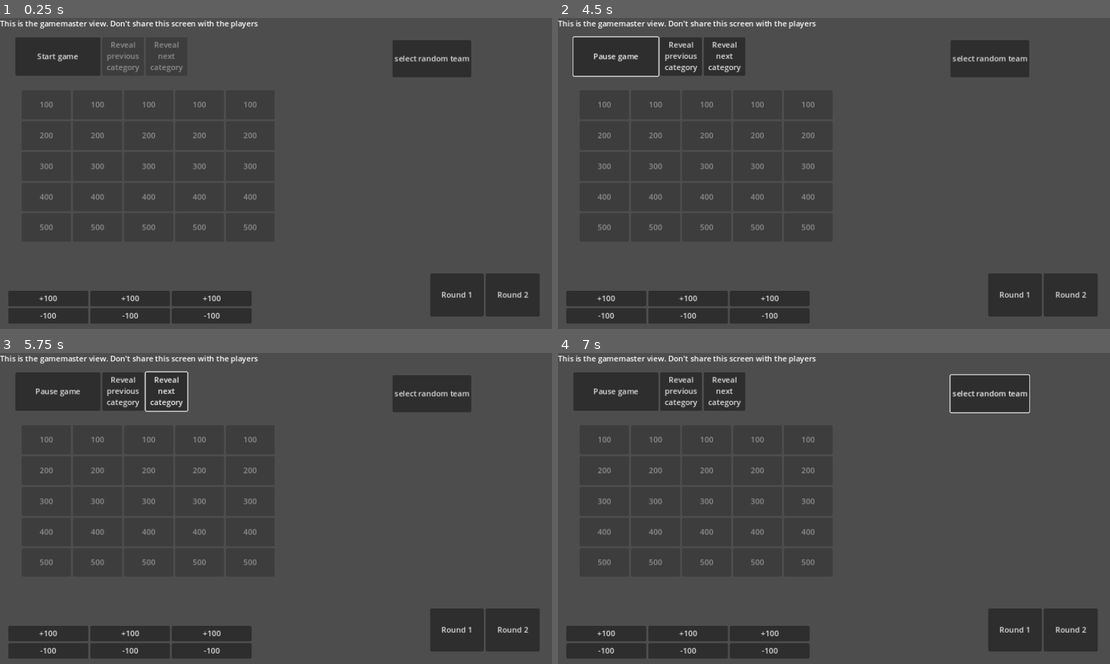
Above: before the commit, frames 1-4 (two rows, left to right).
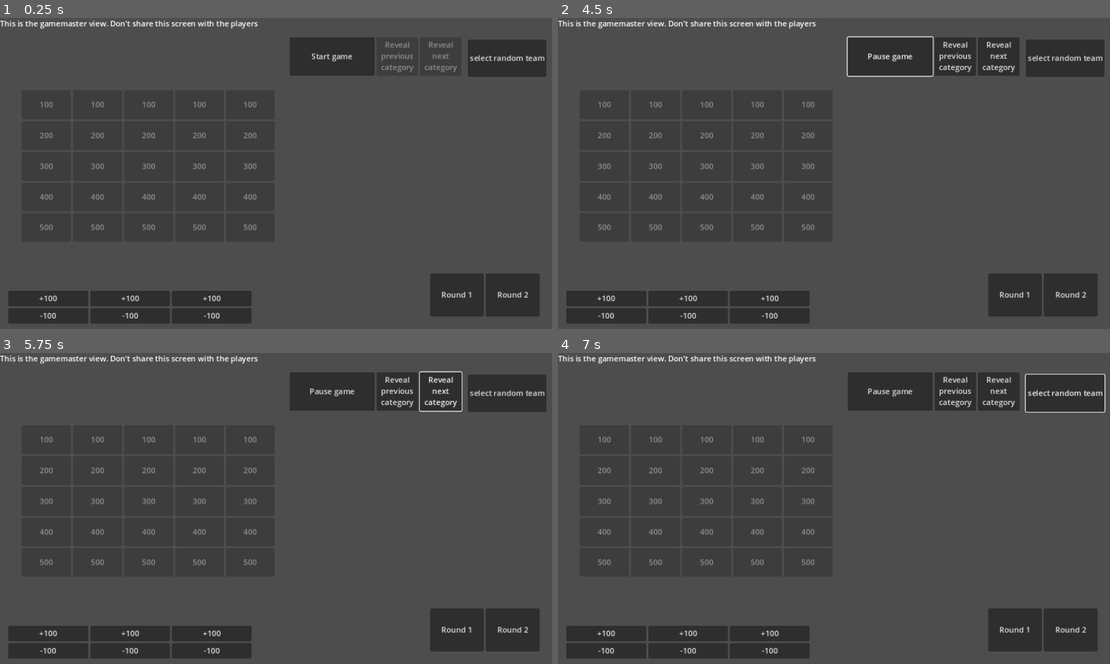
Above: after the commit, the same moments.

Repository: karel1980/jeopardy
Game: Godot game, scene res://main.tscn
The game is run twice, just before and just after one commit, with the same random seed, the same clock (stepped at 60 frames per second) and the same inputs.
Inputs:
- Up to frame 1 (0.25 s): no input
- Up to frame 2 (4.5 s): click "-100" at 0.5 s; click "-100" at 1.25 s; click "-100" at 2 s; click "Round 1" at 2.75 s; click "Round 2" at 3.5 s; click "Start game" at 4.25 s
- Up to frame 3 (5.75 s): click "Reveal next category" at 5 s
- Up to frame 4 (7 s): click "Reveal next category" at 5.75 s; click "select random team" at 6.5 s

The runs differ from the first frame. In frame 1, 6.1% of the frame differs, in the area x 2-99%, y 6-19%; in frame 2, 8.3%, in the area x 2-99%, y 5-19%; in frame 3, 8.1%; in frame 4, 8.0%.
Error before the commit: Cannot call method 'get_as_text' on a null value. (res://main.gd:33)
Error after the commit: Cannot call method 'get_as_text' on a null value. (res://main.gd:32)

Commit message:
More cleanups

Diff:
--- a/frontend/game_state.gd
+++ b/frontend/game_state.gd
@@ -27,7 +27,10 @@
 	scores_updated.emit(scores)
 
 func mark_question_complete(question_id: QuestionId):
-	questions.append(question_id)
+	# TODO: this if isn't working. Check is_equal_approx. Is that even right?
+	# TODO: make questions a set?
+	if question_id not in questions:
+		questions.append(question_id)
 
 func increment_score(team_idx: int, score: int):
 	scores[team_idx] += score
--- a/frontend/main.gd
+++ b/frontend/main.gd
@@ -7,7 +7,6 @@
 var points = [ 100, 200, 300, 400, 500 ] # duplicated in playerview.gd
 var current_question: QuestionId = null
 
-var current_round_number = 0
 var current_revealed_category = -1
 var buzzers_enabled = false
 
@@ -57,9 +56,6 @@
 	playerwin.add_child(playerview)
 	add_child(playerwin)
 
-	current_round_number = 0
-	emit_signal("round_started", 0)
-
 	for q in range(5):
 		for cat in range(5):
 			questions.add_child(create_question_button(cat, q))
@@ -68,11 +64,10 @@
 
 	if FileAccess.file_exists(state_file_location):
 		game_state.load(state_file_location)
+	emit_signal("round_started", game_state.current_round)
 
 func _on_game_state_loaded():
-	for q in game_state.questions:
-		if q.round == game_state.current_round:
-			get_question_button(q).text = "---"
+	reset_question_buttons()
 
 func create_question_button(cat, q):
 	var btn = Button.new()
@@ -86,20 +81,26 @@
 func reset_question_buttons():
 	for cat_idx in range(5):
 		for question_idx in range(5):
-			var btn = get_question_button(QuestionId.new(current_round_number, cat_idx, question_idx))
+			var btn = get_question_button(QuestionId.new(game_state.current_round, cat_idx, question_idx))
 			btn.text = str(points[question_idx])
 			btn.disabled = true
 
+	# TODO: move this into the original for loop? Requires 'in questions' to work
+	# call reset_question_buttons when game_state is loaded instead of duplicated code
+	for q in game_state.questions:
+		if q.round == game_state.current_round:
+			get_question_button(q).text = "---"
+
 func show_question(cat_idx, question_idx):
 	if current_question:
 		hide_question()
 	else:
-		emit_signal("question_selected", QuestionId.new(current_round_number, cat_idx, question_idx))
+		emit_signal("question_selected", QuestionId.new(game_state.current_round, cat_idx, question_idx))
 		question_card.show()
 		disable_buzzers()
 		question_done.disabled = false
 		question_category.text = categories[cat_idx]["name"]
-		current_question = QuestionId.new(current_round_number, cat_idx, question_idx)
+		current_question = QuestionId.new(game_state.current_round, cat_idx, question_idx)
 		question_value.text = str(points[question_idx])
 		question.text = categories[cat_idx]["questions"][question_idx]["q"]
 		if "n" in categories[cat_idx]["questions"][question_idx]:
@@ -173,8 +174,6 @@
 func _on_team_correct_pressed(team_idx: int) -> void:
 	if current_question:
 		game_state.mark_correct(current_question, team_idx)
-		# TODO: this should just be an event produced by game_state?
-		playerview.scoreboard.increase_score(team_idx, points[current_question.question])
 		mark_question_completed()
 		persist_state()
 	hide_question()
@@ -196,8 +195,6 @@
 func _on_team_wrong_pressed(team_idx: int) -> void:
 	if current_question:
 		game_state.mark_wrong(current_question, team_idx)
-		#TODO: use update_score, better yet, use an event
-		playerview.scoreboard.decrease_score(team_idx, points[current_question.question])
 		enable_buzzers()
 		persist_state()
 
@@ -207,8 +204,6 @@
 
 func _on_manual_score_decrease(team_idx: int) -> void:
 	game_state.decrement_score(team_idx, 100)
-	# TODO: use an event
-	playerview.scoreboard.decrease_score(team_idx, 100)
 	persist_state()
 
 func persist_state():
@@ -261,11 +256,11 @@
 	$question_card/score_buttons/team_2_wrong.disabled = true
 	$question_card/score_buttons/team_3_wrong.disabled = true
 
-# TODO: take game state into account
 func start_round(round_number: int) -> void:
 	current_revealed_category = -1
 	current_question = null
-	current_round_number = round_number
+	game_state.current_round = round_number
+
 	round_started.emit(round_number)
 	reset_question_buttons()
 	question_card.hide()
--- a/frontend/main.tscn
+++ b/frontend/main.tscn
@@ -18,10 +18,10 @@
 columns = 5
 
 [node name="random_team" type="Button" parent="."]
-offset_left = 813.0
-offset_top = 46.0
-offset_right = 976.0
-offset_bottom = 123.0
+offset_left = 969.0
+offset_top = 45.0
+offset_right = 1132.0
+offset_bottom = 122.0
 text = "select random team"
 
 [node name="score_adjustments" type="GridContainer" parent="."]
@@ -195,9 +195,9 @@
 text = "Round 2"
 
 [node name="top_controls" type="HBoxContainer" parent="."]
-offset_left = 32.0
+offset_left = 600.0
 offset_top = 40.0
-offset_right = 388.0
+offset_right = 956.0
 offset_bottom = 117.0
 
 [node name="play_pause" type="Button" parent="top_controls"]
--- a/frontend/playerview.gd
+++ b/frontend/playerview.gd
@@ -10,7 +10,6 @@
 
 var game
 var game_state
-var categories
 var current_category_slider_idx = -1
 
 var scores = [ 0, 0, 0 ]
@@ -40,16 +39,16 @@
 func _process(_delta: float) -> void:
 	pass
 
-func init_game(game_data, game_state):
-	self.game = game_data
-	self.game_state = game_state
-	categories = game["rounds"][0]["categories"]
+func init_game(game_data, _game_state):
+	game = game_data
+	game_state = _game_state
 
 	game_state.connect("game_state_loaded", Callable(self, "_on_game_state_loaded"))
 
 func _on_game_state_loaded():
 	for q in game_state.questions:
 		if q.round == game_state.current_round:
+			# TODO: QuestionId argument
 			get_question_button(q.category, q.question).text = ""
 
 func init_categories_slider():
@@ -60,6 +59,7 @@
 		btn.add_theme_stylebox_override("normal", style_box)
 		btn.add_theme_font_size_override("font_size", 40)
 
+	var categories = game["rounds"][game_state.current_round]["categories"]
 	for cat_idx in range(len(categories)):
 		categories_slider.get_child(cat_idx).text = categories[cat_idx]["name"]
 
@@ -79,10 +79,14 @@
 func start_round(round_idx):
 	hide_question()
 	var round = game["rounds"][round_idx]
-	categories = round["categories"]
 	init_category_buttons()
 	init_categories_slider()
 	init_question_buttons()
+
+	# TODO: this filtered for loop is written many times. Create GameState.get_current_round_questions()
+	for q in game_state.questions:
+		if q.round == game_state.current_round:
+			get_question_button(q.category, q.question).text = ""
 
 func pause_game():
 	intro_screen.show()
@@ -104,6 +108,7 @@
 	tween.tween_property(categories_slider, "position", Vector2(sz.x * -6, 0), 0.3)
 
 func show_category_names():
+	var categories = game["rounds"][game_state.current_round]["categories"]
 	for cat_idx in range(len(categories)):
 		questionboard.get_child(cat_idx).get_child(0).text = categories[cat_idx]["name"]
 
@@ -111,6 +116,8 @@
 	var style_box = StyleBoxFlat.new()
 	style_box.bg_color = Color(.2, .2, 1)
 
+	#TODO: Merge game and game_state? I'd like a get_current_round_categories()
+	var categories = game["rounds"][game_state.current_round]["categories"]
 	for cat_i in len(categories):
 		var btn = get_category_button(cat_i)
 		btn.text = "???"
@@ -128,6 +135,7 @@
 	var style_box = StyleBoxFlat.new()
 	style_box.bg_color = Color(.2, .2, 1)
 
+	var categories = game["rounds"][game_state.current_round]["categories"]
 	for point_i in len(question_points):
 		for cat_i in len(categories):
 			var btn = get_question_button(cat_i, point_i)
@@ -170,6 +178,7 @@
 
 	var points_idx = question_id.question
 	var cat_idx = question_id.category
+	var categories = game["rounds"][game_state.current_round]["categories"]
 	var question = categories[cat_idx]["questions"][points_idx]
 	var orig_btn = get_question_button(cat_idx, points_idx)
 	var btn
--- a/frontend/question_id.gd
+++ b/frontend/question_id.gd
@@ -2,14 +2,18 @@
 
 class_name QuestionId
 
+#TODO: rename me (round is abuilt in function
 var round: int
 var category: int
 var question: int
 
-func _init(round, category, question):
-	self.round = round
-	self.category = category
-	self.question = question
+func _init(_round, _category, _question):
+	round = _round
+	category = _category
+	question = _question
 
 func _to_string() -> String:
 	return "%d/%d/%d"%[round, category, question]
+
+func is_equal_approx(other) -> bool:
+	return round == other.round and category == other.category and question == other.question
